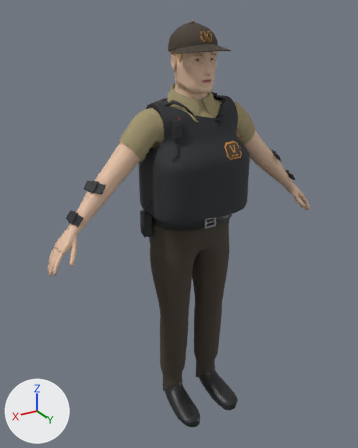
Two versions of the glTF model game/assets/characters/char_armored_car_crew_f/char_armored_car_crew_f.glb, one commit apart.
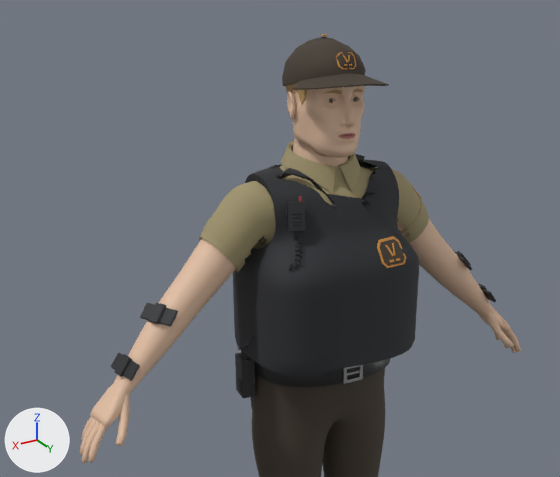
Each version is shown whole from a 50 mm lens placed at (1.101, 1.721, 1.818), pointed at (0.049, -0.032, 0.941), then close up on the part from 0% to 93% of the width and 0% to 63% of the height. The lights are fixed; the arrows at lower left show +X, +Y and +Z. The last two pictures show the newer version. Vertices at exactly the same position are counted once.

The scene before the commit, as lines of its bpy script (objects in view):
```python
ob_body = bpy.data.objects.new('Body', me_body)
ob_body.location = (0.0, 0.0, 0.0)
ob_gear = bpy.data.objects.new('Gear', me_gear)
ob_gear.location = (0.0, 0.0, 0.0)
ob_headwear = bpy.data.objects.new('Headwear', me_headwear)
ob_headwear.location = (0.0, 0.0, 0.0)
# also in view: 'Outfit' at (0.0, 0.034, 0.773)
```
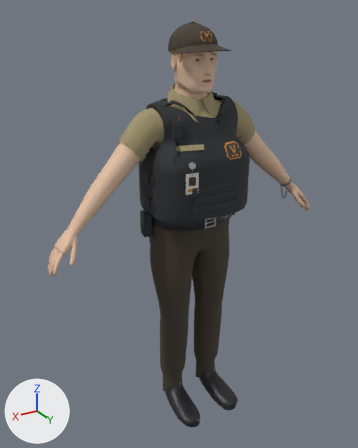
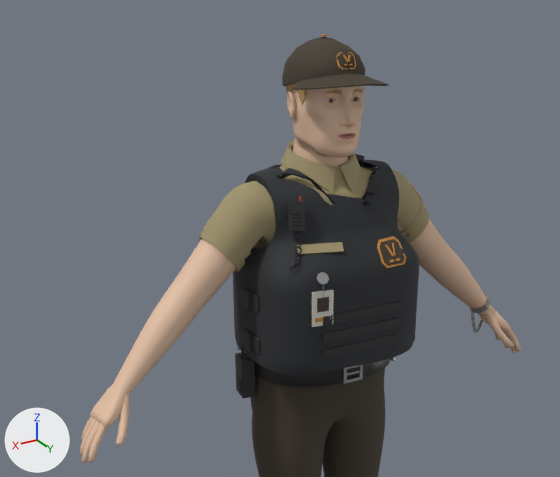
Where the change shows, as pixel boxes [x1, y1, x2, y2] in the close-ups (560 x 477 px; the box of a moved part takes in the faces that stretch with it):
'Gear', reshaped (33% narrower)
    before: [111, 184, 496, 408]
    after: [235, 184, 491, 408]
part 1 of me_gear, moved or reshaped (not visible afterwards)
    before: [481, 288, 496, 302]
part 2 of me_gear, moved or reshaped (not visible afterwards)
    before: [453, 250, 472, 270]
part 3 of me_gear, moved or reshaped (not visible afterwards)
    before: [457, 251, 471, 266]
part 4 of me_gear, moved or reshaped
    before: [111, 353, 140, 381]
    after: [240, 328, 261, 354]
part 5 of me_gear, moved or reshaped
    before: [114, 354, 132, 377]
    after: [244, 331, 252, 352]
part 6 of me_gear, moved or reshaped
    before: [140, 303, 178, 327]
    after: [239, 286, 260, 312]
part 7 of me_gear, moved or reshaped
    before: [148, 303, 167, 324]
    after: [243, 288, 251, 310]
part 8 of me_gear, added
    after: [467, 294, 491, 333]
part 9 of me_gear, added
    after: [296, 242, 402, 361]

The edits, one by one:
Material 'M_char_shirt_white' (mat_m_char_shirt_white) is new.
Its base color is (0.672, 0.658, 0.604) (light grey #d6d4cc).
Its roughness is 0.82.
me_gear is used by ob_gear; location (0.0, 0.0, 0.0).
me_gear had 1310 vertices, 2284 faces and spanned x -0.563..0.563, y -0.183..0.176, z 0.808..1.447.
me_gear now has 1692 vertices, 2904 faces and spans x -0.558..0.231, y -0.183..0.184, z 0.808..1.447.
me_gear part 1: the loose piece of 24 vertices spanning x -0.559..-0.521, y -0.041..0.06, z 1.072..1.105 is multiplied about its middle by the matrix ((0.791, -0.098, -0.604), (0.123, 0.992, 0.0), (0.599, -0.074, 0.797)), then moved by (0.322, 0.0, -0.001).
me_gear part 2: the loose piece of 24 vertices spanning x -0.482..-0.419, y -0.04..0.061, z 1.181..1.213 is multiplied about its middle by the matrix ((0.701, -0.287, -0.653), (0.379, 0.926, 0.0), (0.605, -0.247, 0.757)), then moved by (0.232, 0.0, -0.001).
me_gear part 3: the loose piece of 24 vertices spanning x -0.476..-0.433, y -0.008..0.032, z 1.182..1.221 is multiplied about its middle by the matrix ((0.701, -0.287, -0.653), (0.379, 0.926, 0.0), (0.605, -0.247, 0.757)), then moved by (0.23, -0.002, -0.005).
me_gear part 4: the loose piece of 24 vertices spanning x 0.521..0.559, y -0.041..0.06, z 1.072..1.105 is multiplied about its middle by the matrix ((0.791, 0.098, 0.604), (-0.123, 0.992, 0.0), (-0.599, -0.074, 0.797)), then moved by (-0.322, 0.0, -0.001).
me_gear part 5: the loose piece of 24 vertices spanning x 0.527..0.563, y -0.006..0.027, z 1.072..1.113 is multiplied about its middle by the matrix ((0.791, 0.098, 0.604), (-0.123, 0.992, 0.0), (-0.599, -0.074, 0.797)), then moved by (-0.32, -0.001, -0.004).
me_gear part 6: the loose piece of 24 vertices spanning x 0.419..0.482, y -0.04..0.061, z 1.181..1.213 is multiplied about its middle by the matrix ((0.701, 0.287, 0.653), (-0.379, 0.926, 0.0), (-0.605, -0.247, 0.757)), then moved by (-0.232, 0.0, -0.001).
me_gear part 7: the loose piece of 24 vertices spanning x 0.433..0.476, y -0.008..0.032, z 1.182..1.221 is multiplied about its middle by the matrix ((0.701, 0.287, 0.653), (-0.379, 0.926, 0.0), (-0.605, -0.247, 0.757)), then moved by (-0.23, -0.002, -0.005).
me_gear part 8: 192 vertices added at x -0.558..-0.506, y -0.033..0.044, z 0.964..1.083.
me_gear part 9: 190 vertices added at x -0.197..0.149, y 0.049..0.184, z 0.971..1.34.
Other edits to the shape of me_gear do not show in these pictures.
me_gear gains material mat_m_char_shirt_white (light grey #d6d4cc).
me_gear gains material mat_m_char_vl_shirt (beige #a0946e).
